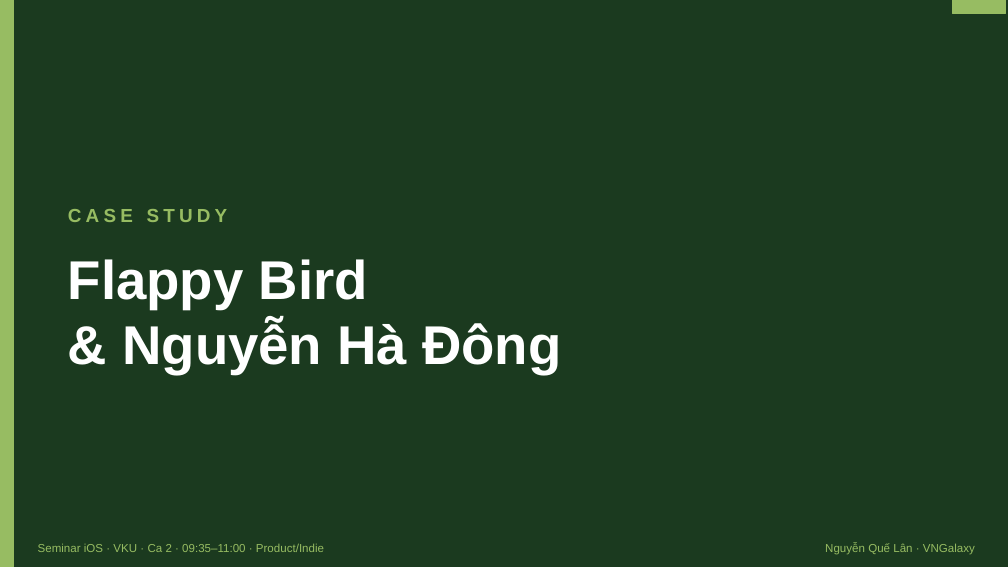
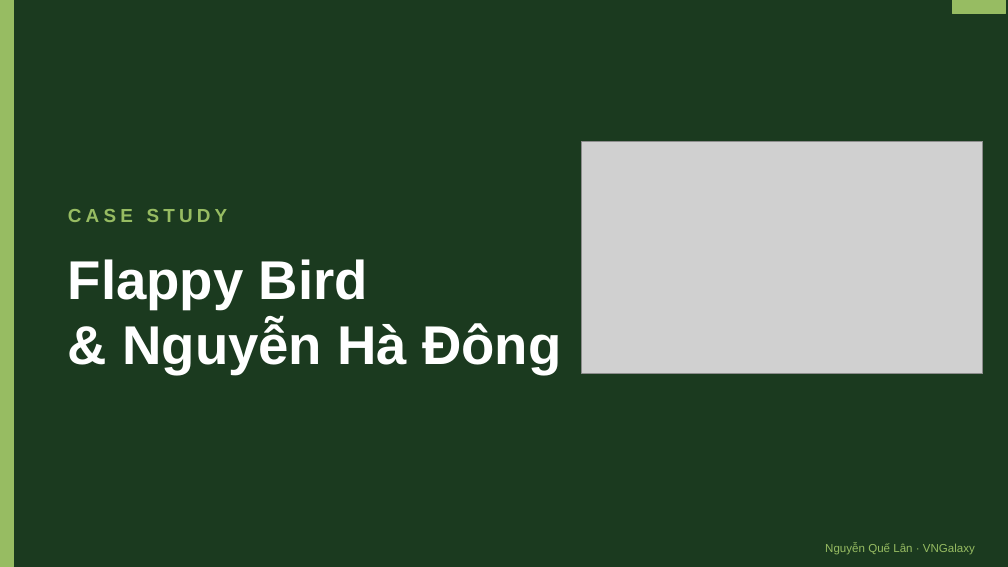
Before and after one commit to lantuyan/vku-semini-01, a slide deck: slide 21 of seminar-ios-vku-ca2.pptx. Drawn at 1008x567 pixels with LibreOffice and Linux fonts; fonts in the diff are those of the drawing; grey boxes stand for pictures. Boxes give left, top, right and bottom in pixels: in the first picture for what was removed or moved away, otherwise in the second. Text is boxed around its words. In the diff, an @@ line names an element or a change of style, - is before the commit and + after.

```diff
--- a/seminar-ios-vku-ca2.pptx
+++ b/seminar-ios-vku-ca2.pptx
@@ picture added at box(582, 141, 983, 374) @@
@@ text removed at box(38, 543, 324, 552) @@
-Seminar iOS · VKU · Ca 2 · 09:35–11:00 · Product/Indie
```
Also in this commit, not shown: 22 other slides changed, 8 slides added, 8 slides removed, 8 other files.
